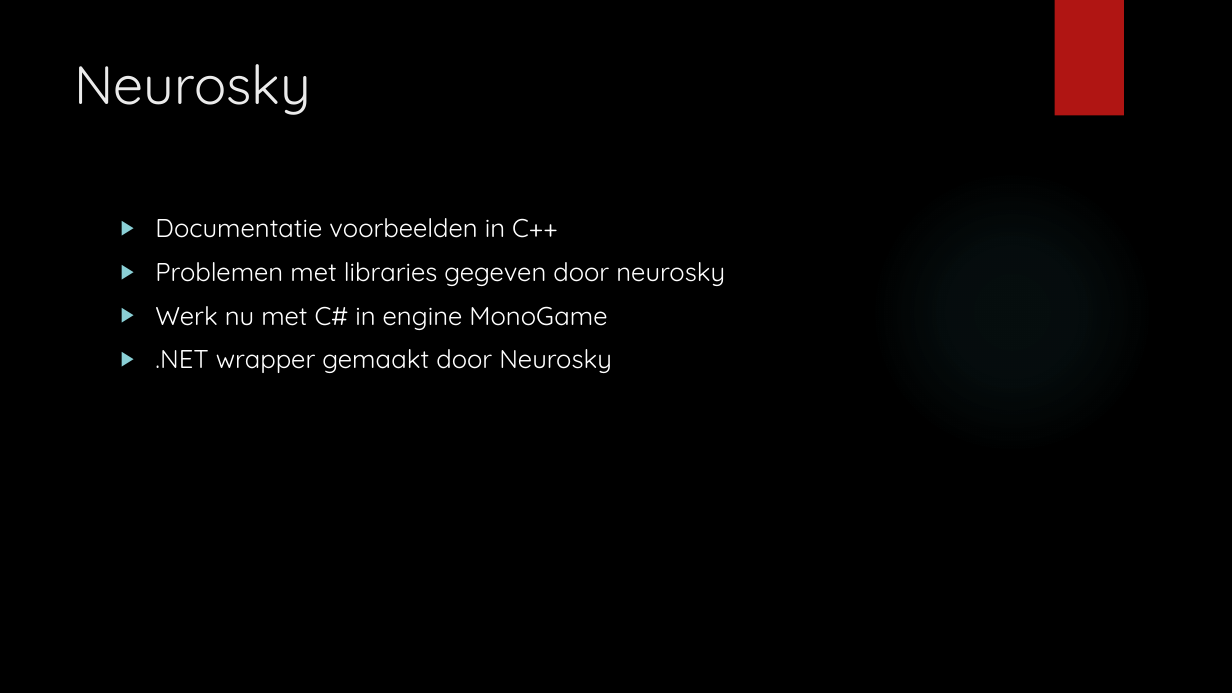
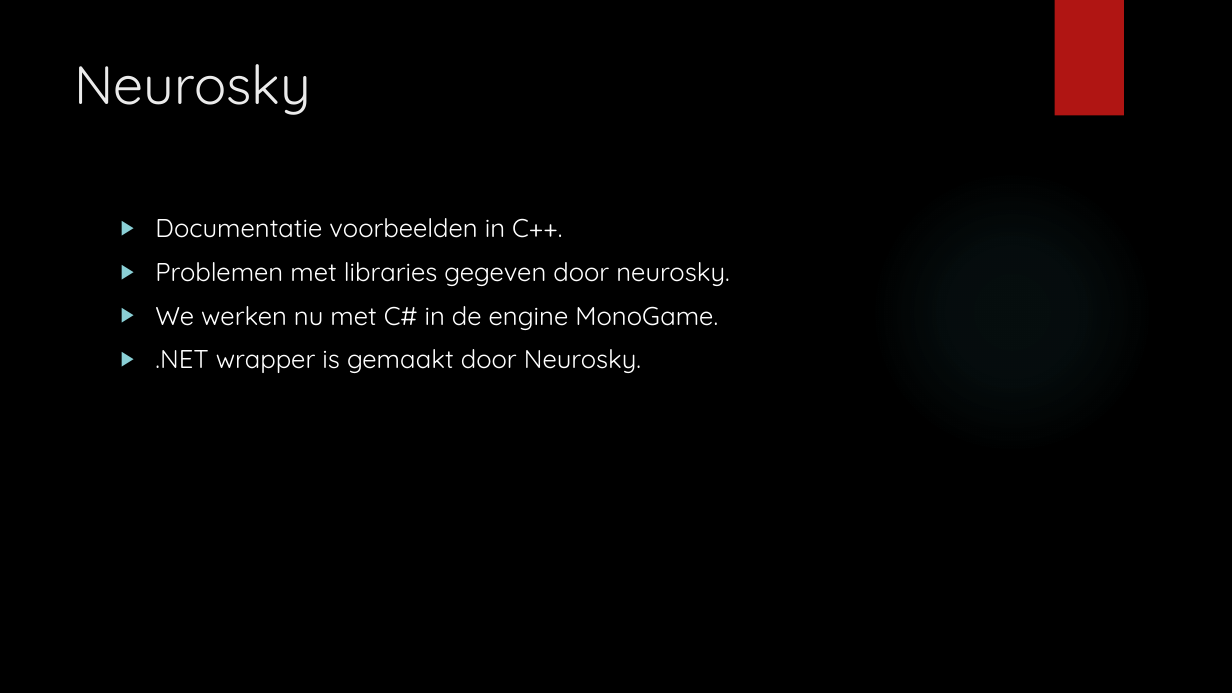
Before and after one commit to waffel183/ProjectGamelab, a slide deck: slide 5 of Portfolio/p01.pptx. Drawn at 1232x693 pixels with LibreOffice and Linux fonts; fonts in the diff are those of the drawing; background and template pictures are left out. Boxes give left, top, right and bottom in pixels: in the first picture for what was removed or moved away, otherwise in the second. Text is boxed around its words. In the diff, an @@ line names an element or a change of style, - is before the commit and + after.

```diff
--- a/Portfolio/p01.pptx
+++ b/Portfolio/p01.pptx
@@ text at (155,218,729,373): text changed @@
-▶ Documentatie voorbeelden in C++
-▶ Problemen met libraries gegeven door neurosky
-▶ Werk nu met C# in engine MonoGame
-▶ .NET wrapper gemaakt door Neurosky
+▶ Documentatie voorbeelden in C++.
+▶ Problemen met libraries gegeven door neurosky.
+▶ We werken nu met C# in de engine MonoGame.
+▶ .NET wrapper is gemaakt door Neurosky.
```
Also in this commit, not shown: 2 other slides changed.
